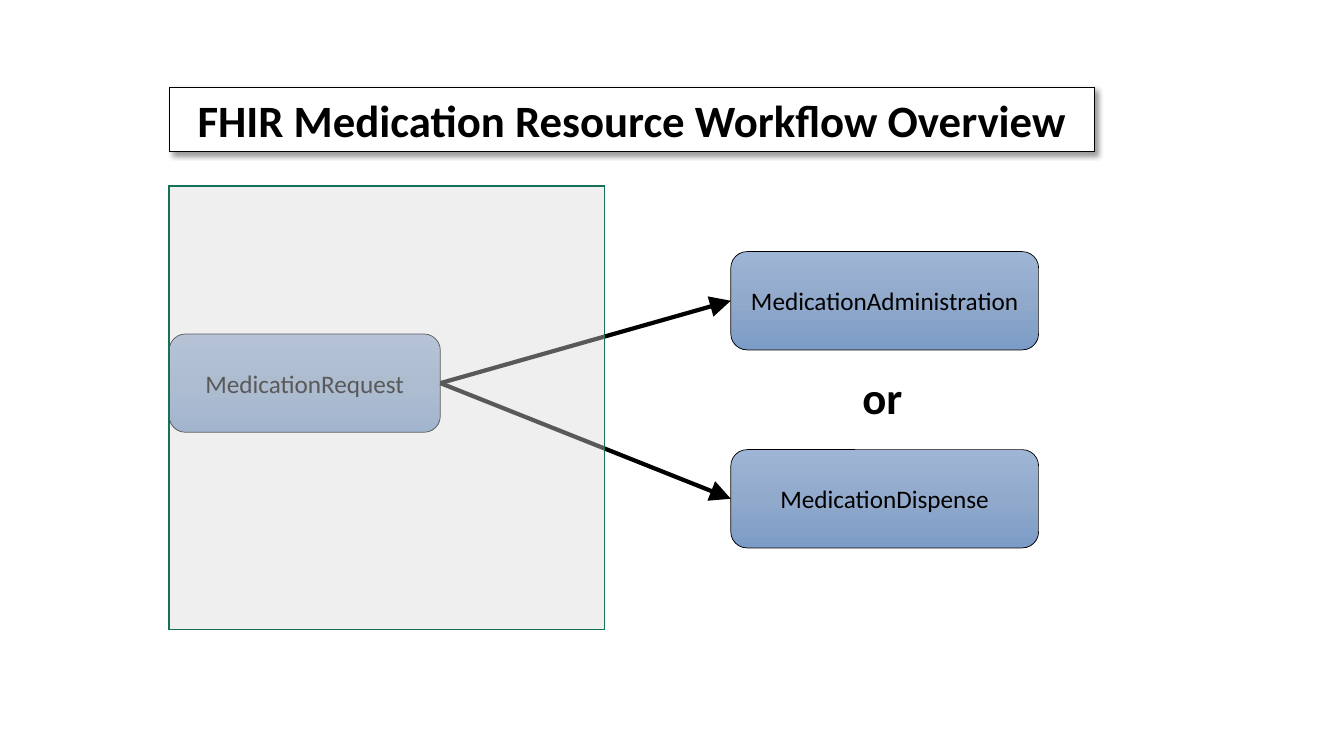
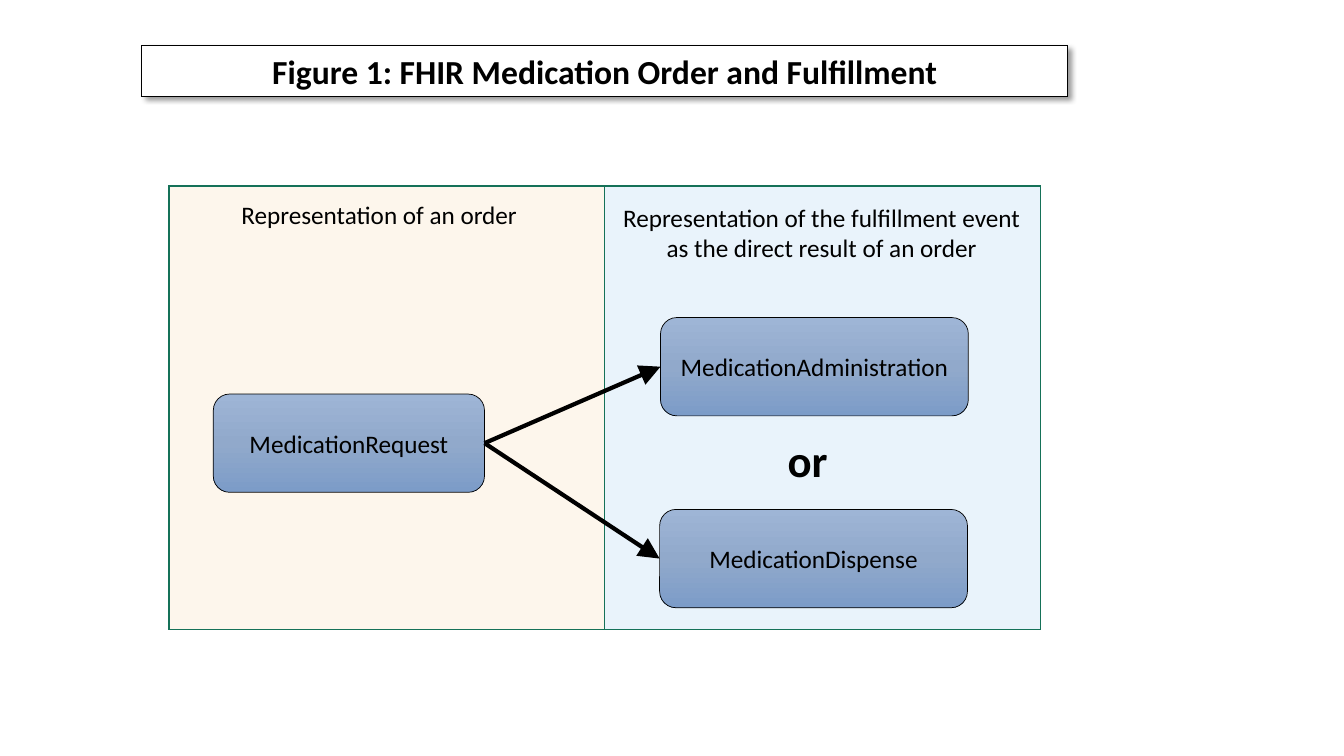
Before and after one commit to HL7/FHIR-ONC-Meds, a slide deck: slide 1 of Presentation1.pptx. Drawn at 1344x756 pixels with LibreOffice and Linux fonts; fonts in the diff are those of the drawing. Boxes give left, top, right and bottom in pixels: in the first picture for what was removed or moved away, otherwise in the second. Text is boxed around its words. In the diff, an @@ line names an element or a change of style, - is before the commit and + after.

```diff
--- a/Presentation1.pptx
+++ b/Presentation1.pptx
@@ rectangle "Figure 1: FHIR Medication Order ...": place and size @@
-rectangle "Figure 1: FHIR Medication Order ..." at [169,88,1095,152]
+rectangle "Figure 1: FHIR Medication Order ..." at [142,45,1068,96]
@@ text in rectangle at [272,60,937,90]: text changed; size 32 to 24 pt @@
-FHIR Medication Resource Workflow Overview
+Figure 1: FHIR Medication Order and Fulfillment
@@ rectangle at [169,187,605,630]: fill #D9D9D9 at 41% opacity to #FCEBD1 at 41% opacity @@
@@ text added at [241,206,517,228], 18 pt, text #000000 @@
+Representation of an order
@@ rectangle added at [605,187,1041,630], fill #CAE4F6 at 41% opacity, outline #157259 1 pt @@
@@ text added at [623,209,1020,258], 18 pt, text #000000 @@
+Representation of the fulfillment event as the direct result of an order
@@ rounded rectangle "MedicationAdministration": place and size @@
-rounded rectangle "MedicationAdministration" at [731,252,1038,350]
+rounded rectangle "MedicationAdministration" at [660,318,968,415]
@@ arrow moved from (441, 383) - (731, 300) to (485, 444) - (660, 367) @@
@@ rounded rectangle "MedicationRequest": place and size @@
-rounded rectangle "MedicationRequest" at [169,334,441,432]
+rounded rectangle "MedicationRequest" at [214,394,485,492]
@@ arrow moved from (441, 383) - (731, 499) to (485, 444) - (659, 559) @@
@@ text "or": place and size @@
-text "or" at [862,392,902,415]
+text "or" at [788,455,828,478]
@@ rounded rectangle "MedicationDispense": place and size @@
-rounded rectangle "MedicationDispense" at [731,450,1038,547]
+rounded rectangle "MedicationDispense" at [659,509,967,607]
```
Also in this commit, not shown: 1 other slide changed, 2 slides added, 31 other files.
